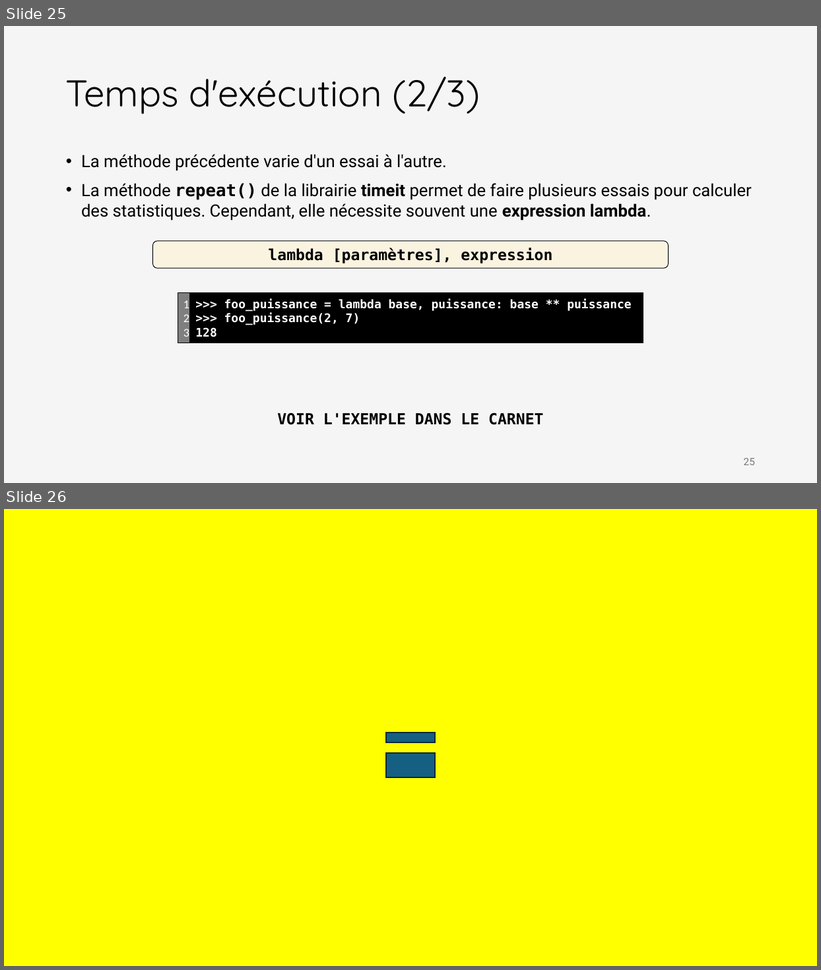
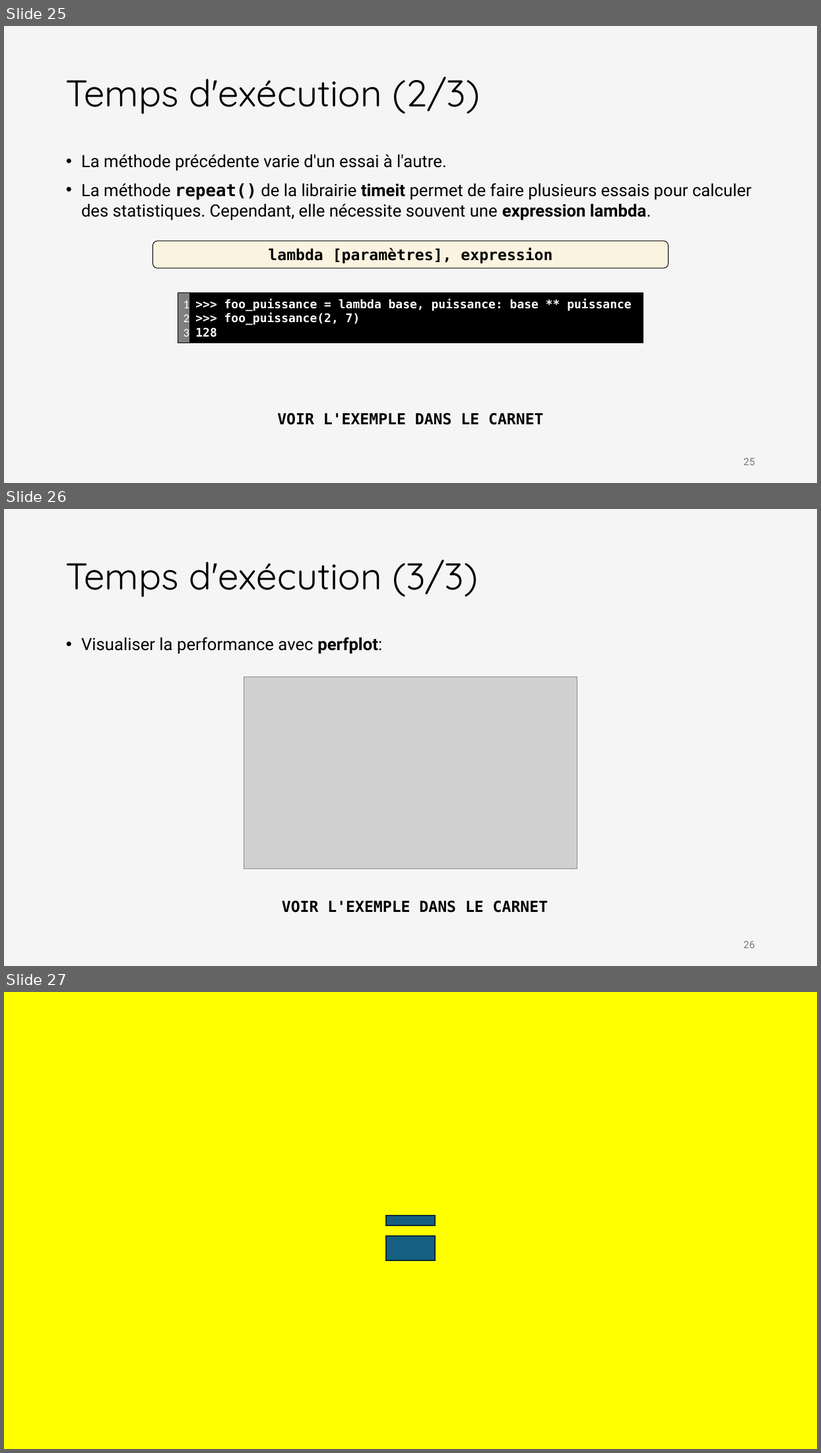
Before and after one commit to iannickgagnon/sagedays_iannick_2026, a slide deck: python_2/presentation_python_2.pptx. Shown one above the other, each under a label of ours: slides 25 and 26 before the commit, slides 25, 26 and 27 after it. The pictures are 821x970 and 821x1453 pixels, drawn with LibreOffice and Linux fonts; fonts in the diff are those of the drawing; grey boxes stand for pictures. Boxes give left, top, right and bottom in pixels: in the first picture for what was removed or moved away, otherwise in the second. Text is boxed around its words. In the diff, an @@ line names an element or a change of style, - is before the commit and + after.

Commit message:
Add files via upload
feat: Add python_2 presentation slide no.26

```diff
--- a/python_2/presentation_python_2.pptx
+++ b/python_2/presentation_python_2.pptx
@@ slide 26 added at [4,509,817,966], background #F5F5F5 @@
@@ title added at [66,560,478,597], 44 pt, text #000000 @@
+Temps d'exécution (3/3)
@@ text added at [81,637,382,654], 20 pt, text #000000 @@
+• Visualiser la performance avec perfplot:
@@ picture added at [244,677,578,869] @@
@@ text added at [282,901,548,913], 18 pt, text #000000, bold @@
+VOIR L'EXEMPLE DANS LE CARNET
@@ page number added at [744,941,755,949], 12 pt, text #797979 @@
+26
@@ what was slide 26 is now slide 27 @@
```
